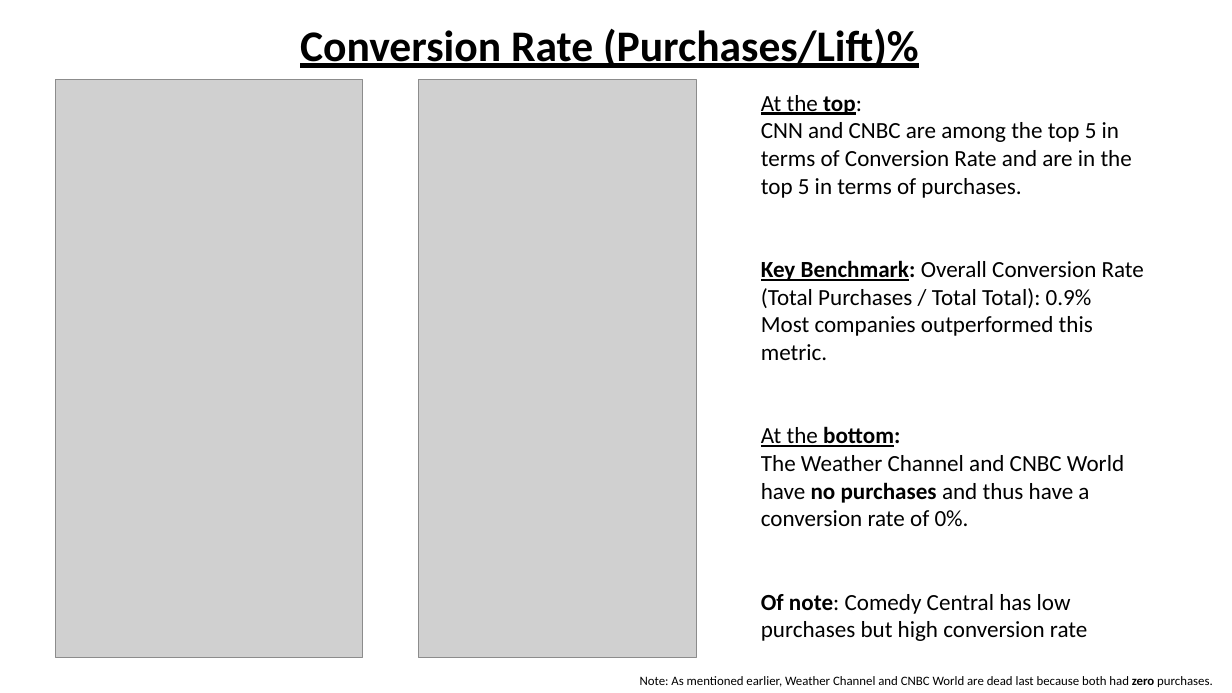
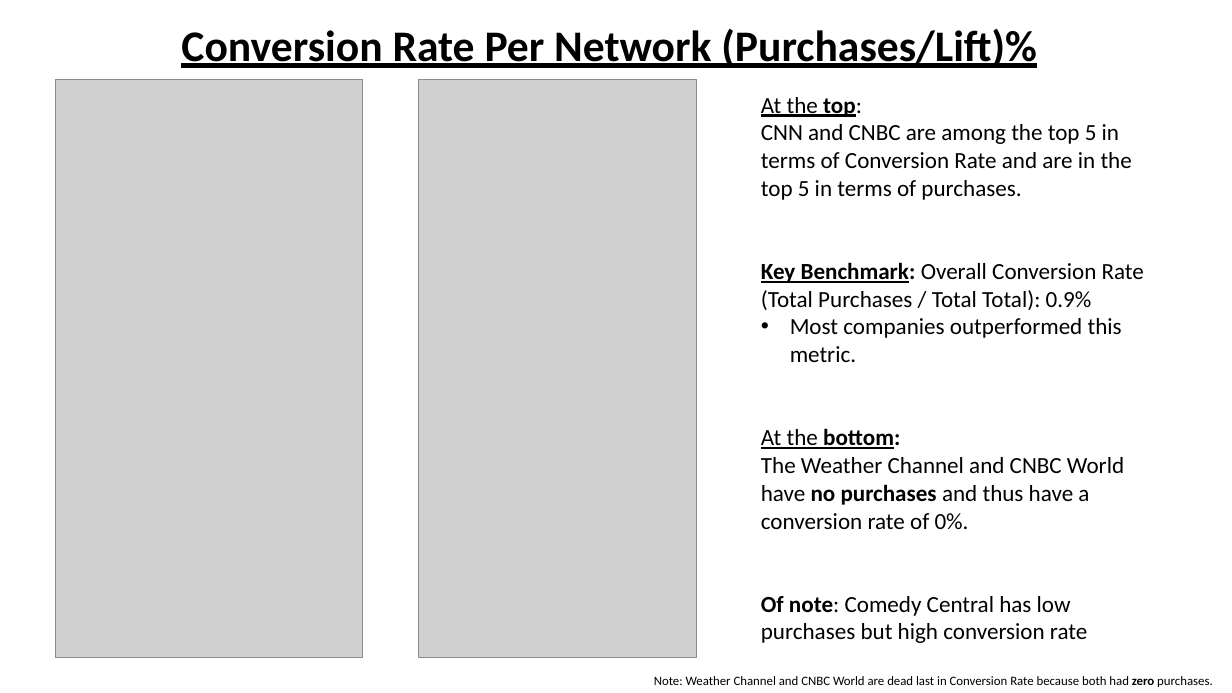
Before and after one commit to papir805/telepulse_ad_campaign_report, a slide deck: slide 7 of companyxyz_presentation copy.pptx. Drawn at 1232x693 pixels with LibreOffice and Linux fonts; fonts in the diff are those of the drawing; grey boxes stand for pictures. Boxes give left, top, right and bottom in pixels: in the first picture for what was removed or moved away, otherwise in the second. Text is boxed around its words. In the diff, an @@ line names an element or a change of style, - is before the commit and + after.

```diff
--- a/companyxyz_presentation copy.pptx
+++ b/companyxyz_presentation copy.pptx
@@ title at box(181, 28, 1037, 68): text changed @@
-Conversion Rate (Purchases/Lift)%
+Conversion Rate Per Network (Purchases/Lift)%
@@ text at box(790, 318, 1122, 362): bullet none to • @@
@@ text at box(654, 676, 1213, 687): text changed @@
-Note: As mentioned earlier, Weather Channel and CNBC World are dead last because both had zero purchases.
+Note: Weather Channel and CNBC World are dead last in Conversion Rate because both had zero purchases.
```
Also in this commit, not shown: 15 other slides changed, 4 other files.
